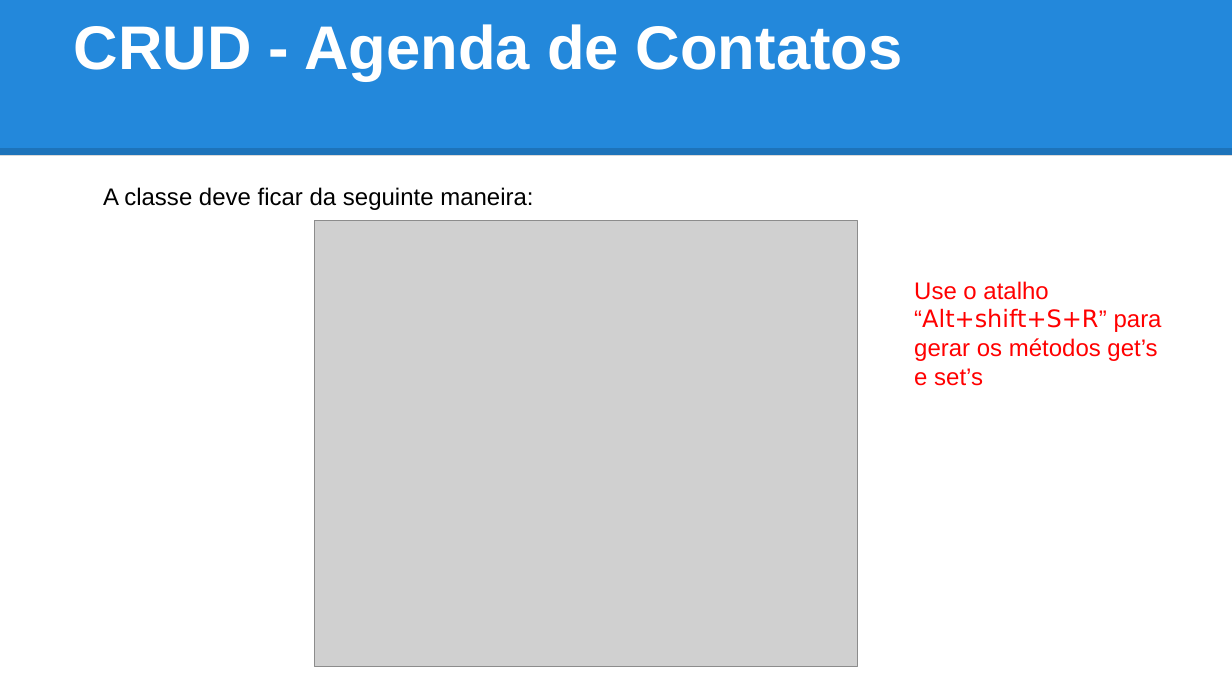
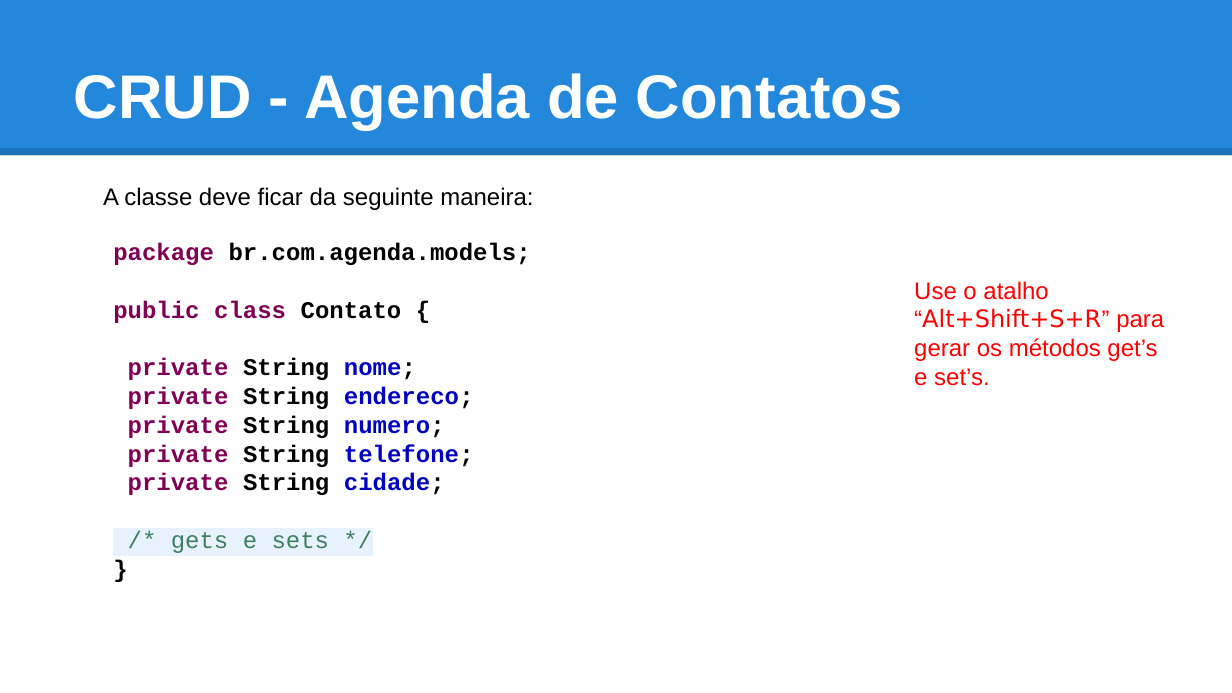
Before and after one commit to tiagogoncalves/jsf_workshop, a slide deck: slide 35 of apresentacao/slide_jsf_prime_faces.pptx (slide 33 before the commit). Drawn at 1232x693 pixels with LibreOffice and Linux fonts; fonts in the diff are those of the drawing; grey boxes stand for pictures. Boxes give left, top, right and bottom in pixels: in the first picture for what was removed or moved away, otherwise in the second. Text is boxed around its words. In the diff, an @@ line names an element or a change of style, - is before the commit and + after.

```diff
--- a/apresentacao/slide_jsf_prime_faces.pptx
+++ b/apresentacao/slide_jsf_prime_faces.pptx
@@ title "CRUD - Agenda de Contatos": place and size @@
-title "CRUD - Agenda de Contatos" at (74, 24, 903, 81)
+title "CRUD - Agenda de Contatos" at (74, 73, 903, 130)
@@ picture removed at (314, 221, 857, 667) @@
@@ text added at (113, 243, 531, 553), 14 pt, text #000000, bold @@
+package br.com.agenda.models;
+public class Contato {
+private String nome;
+private String endereco;
+private String numero;
+private String telefone;
+private String cidade;
+/* gets e sets */
+}
@@ text at (914, 281, 1164, 386): text changed @@
-Use o atalho “Alt+shift+S+R” para gerar os métodos get’s e set’s
+Use o atalho “Alt+Shift+S+R” para gerar os métodos get’s e set’s.
```
Also in this commit, not shown: 21 other slides changed, 6 slides added, 1 slide removed, 2 other files.
